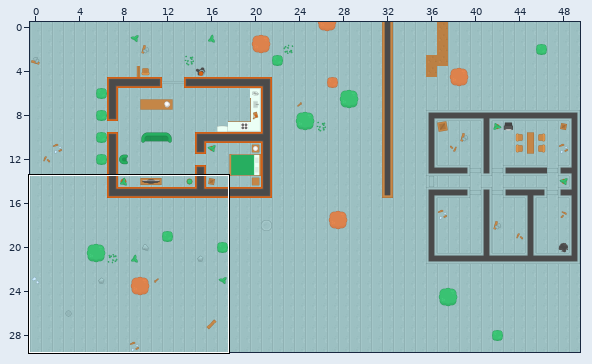
Tiled map, stored at maps/level1.tmx. Above, an overview of the earlier version with the close-up marked.
Close-up. Before:
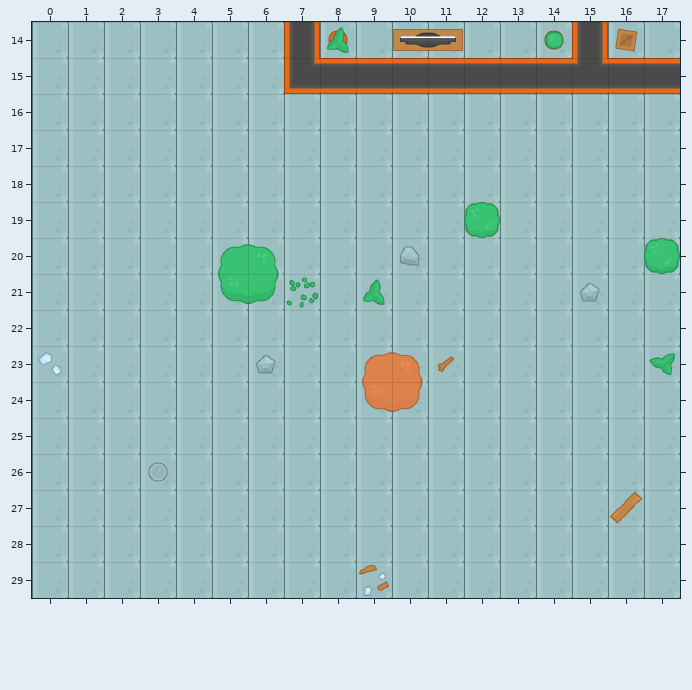
Cells are 64x64 px. Shown: x 0..17, y 14..29. The commit also changed other parts of the map, which this record leaves out.
And afterwards:
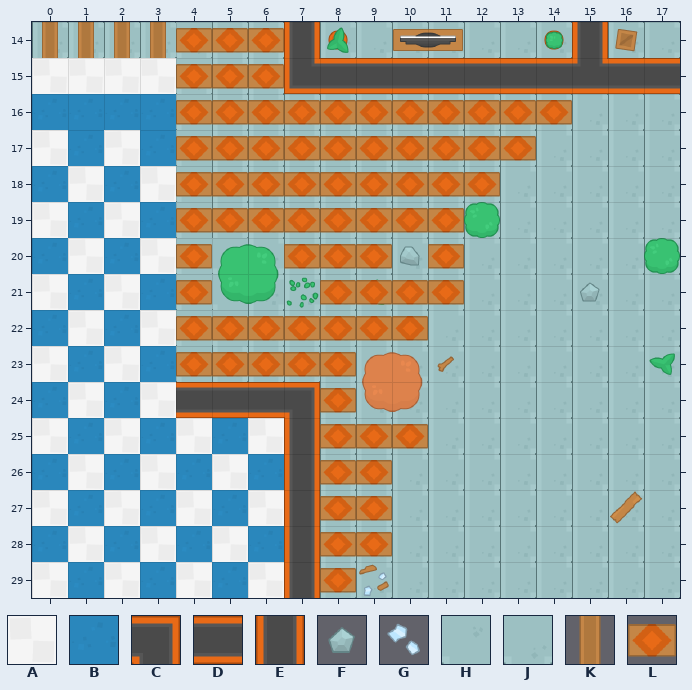
Key: from "spritesheet_tiles": A 11, B 18, C 109, D 110, E 137, F 238, G 263 turned 90, H 325, J 326, K 440, L 510.
_ is an empty cell, . an unchanged one.
The edit:
--- layer "walls"
@@ x 4..7 @@
-14 _...
-15 _...
-16 _...
-17 _...
-18 _...
-19 _...
-20 __..
-21 __..
-22 __..
-23 _...
-24 ____
-25 ..._
-26 ..._
-27 ..._
-28 ..._
-29 ..._
+14 J...
+15 J...
+16 H...
+17 H...
+18 H...
+19 H...
+20 HH..
+21 HH..
+22 HH..
+23 H...
+24 DDDC
+25 ...E
+26 ...E
+27 ...E
+28 ...E
+29 ...E
--- layer "decorations"
@@ x 0..14 @@
-14 _______........
-15 _______........
-16 _______________
-17 ______________.
-18 _____________..
-19 ____________...
-20 _____..___._...
-21 _____...____...
-22 ___________....
-23 G_____F__......
-24 ____...._......
-25 _______.___....
-26 _______.__.....
-27 _______.__.....
-28 _______.__.....
-29 _______._......
+14 KKKKLLL........
+15 AAAALLL........
+16 BBBBLLLLLLLLLLL
+17 ABABLLLLLLLLLL.
+18 BABALLLLLLLLL..
+19 ABABLLLLLLLL...
+20 BABAL..LLL.L...
+21 ABABL...LLLL...
+22 BABALLLLLLL....
+23 ABABLLLLL......
+24 BABA....L......
+25 ABABABA.LLL....
+26 BABABAB.LL.....
+27 ABABABA.LL.....
+28 BABABAB.LL.....
+29 ABABABA.L......
Pixel boxes of the changes (left, top, right, bottom) in both close-ups:
changed: (32, 22, 572, 598)
